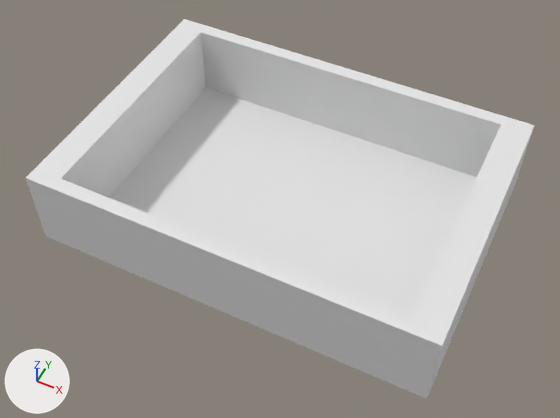
Renders of the OBJ model raytracing_model.obj from each side of a commit.
Before and after are seen from a 50 mm lens placed at (17.4, -36.0, 43.8), pointed at (0.2, -1.6, 0.8). Arrows for +X, +Y and +Z are at lower left; the lights stay in place. Where no turn or scale is listed for an object, it has been applied to the vertices.

The first picture shows 'raytracing_model'.
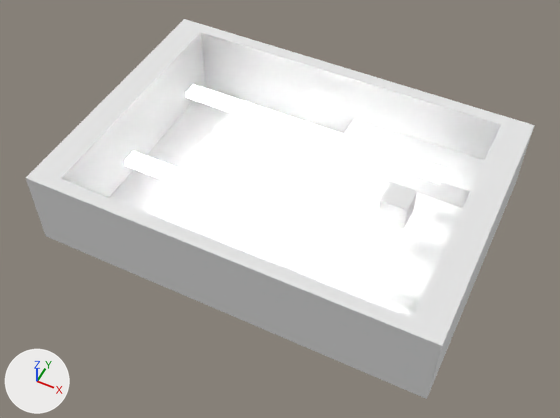
Boxes [x1, y1, x2, y2] around the edits, measured in the pictures (560 x 418 px):
part 1 of me_raytracing_model, added
    after: [334, 118, 485, 208]
part 2 of me_raytracing_model, added
    after: [186, 85, 445, 183]
part 3 of me_raytracing_model, added
    after: [125, 151, 404, 268]
part 4 of me_raytracing_model, added
    after: [369, 135, 377, 145]
part 5 of me_raytracing_model, added
    after: [377, 182, 417, 229]

Diff of the bpy script that builds the scene:
```diff
--- a/raytracing_model.obj.py
+++ b/raytracing_model.obj.py
@@ mat_juice @@
+mat_juice = principled_material('Juice')
+mat_juice.base_color = (1.0, 0.0232, 0.0232)  # red #ff2a2a
+mat_juice.roughness = 0.0
+mat_juice.alpha = 0.0
@@ mat_light @@
+mat_light = principled_material('light')
+mat_light.base_color = (0.8, 0.8, 0.8)  # white #e7e7e7
+mat_light.emission_strength = 9.6
@@ mat_computer_screen @@
+mat_computer_screen = principled_material('computer_screen')
+mat_computer_screen.base_color = (0.059, 0.8, 0.0727)  # green #45e74c
+mat_computer_screen.metallic = 0.0253
+mat_computer_screen.roughness = 0.0506
@@ mat_light_001 @@
+mat_light_001 = principled_material('light.001')
+mat_light_001.base_color = (0.8, 0.8, 0.8)  # white #e7e7e7
+mat_light_001.emission_strength = 9.6
@@ mat_glass @@
+mat_glass = principled_material('Glass')
+mat_glass.base_color = (0.936, 1.0, 0.852)  # white #f8ffee
+mat_glass.roughness = 0.0696
+mat_glass.alpha = 0.0506
@@ me_raytracing_model @@
 # used by ob_raytracing_model
 # verts and faces of me_raytracing_model; kept vertices keep their numbers, new ones are numbered from 16
-me_raytracing_model.from_pydata(...)  # 16 vertices, 14 faces; spans x -15.0..15.0, y -10.5..10.5, z -1.0..5.3
+me_raytracing_model.from_pydata(...)  # 344 vertices, 303 faces; spans x -15.0..15.0, y -10.5..10.5, z -1.0..5.3
+# me_raytracing_model part 1: a new loose piece, a box spanning x 1.4..12.8, y 5.8..9.5, z -0.6..1.4, in mat_material (white #e7e7e7)
+# me_raytracing_model part 2: a new loose piece, a box spanning x -10.43..10.43, y 3.06..4.19, z 3.96..4.45, in mat_light (white #e7e7e7)
+# me_raytracing_model part 3: a new loose piece, a box spanning x -10.43..10.43, y -5.42..-4.3, z 3.96..4.45, in mat_light_001 (white #e7e7e7)
+# me_raytracing_model part 4: a new loose piece of 288 vertices spanning x 3.6..4.2, y 6.9..7.5, z 1.4..2.2
+# me_raytracing_model part 5
+verts[16] = (7.4, -1.0, 2.7)  # pixel (376, 219)
+verts[17] = (7.4, -1.0, 4.7)  # pixel (379, 200)
+verts[18] = (7.4, 1.0, 2.7)
+verts[19] = (7.4, 1.0, 4.7)  # pixel (390, 181)
+for new, old in zip([*range(20, 24)], [*range(16, 20)]): verts[new] = verts[old] + (2.0, 0.0, 0.0)
+faces += [(16, 17, 19, 18)]  # mat_computer_screen (green #45e74c)
+faces += [(18, 19, 23, 22), (20, 22, 23, 21), (16, 20, 21, 17), (16, 18, 22, 20), (17, 21, 23, 19)]  # mat_material (white #e7e7e7)
 me_raytracing_model.materials.append(mat_material)
+me_raytracing_model.materials.append(mat_glass)  # white #f8ffee
+me_raytracing_model.materials.append(mat_juice)  # red #ff2a2a
+me_raytracing_model.materials.append(mat_light)  # white #e7e7e7
+me_raytracing_model.materials.append(mat_light_001)  # white #e7e7e7
+me_raytracing_model.materials.append(mat_computer_screen)  # green #45e74c
```
